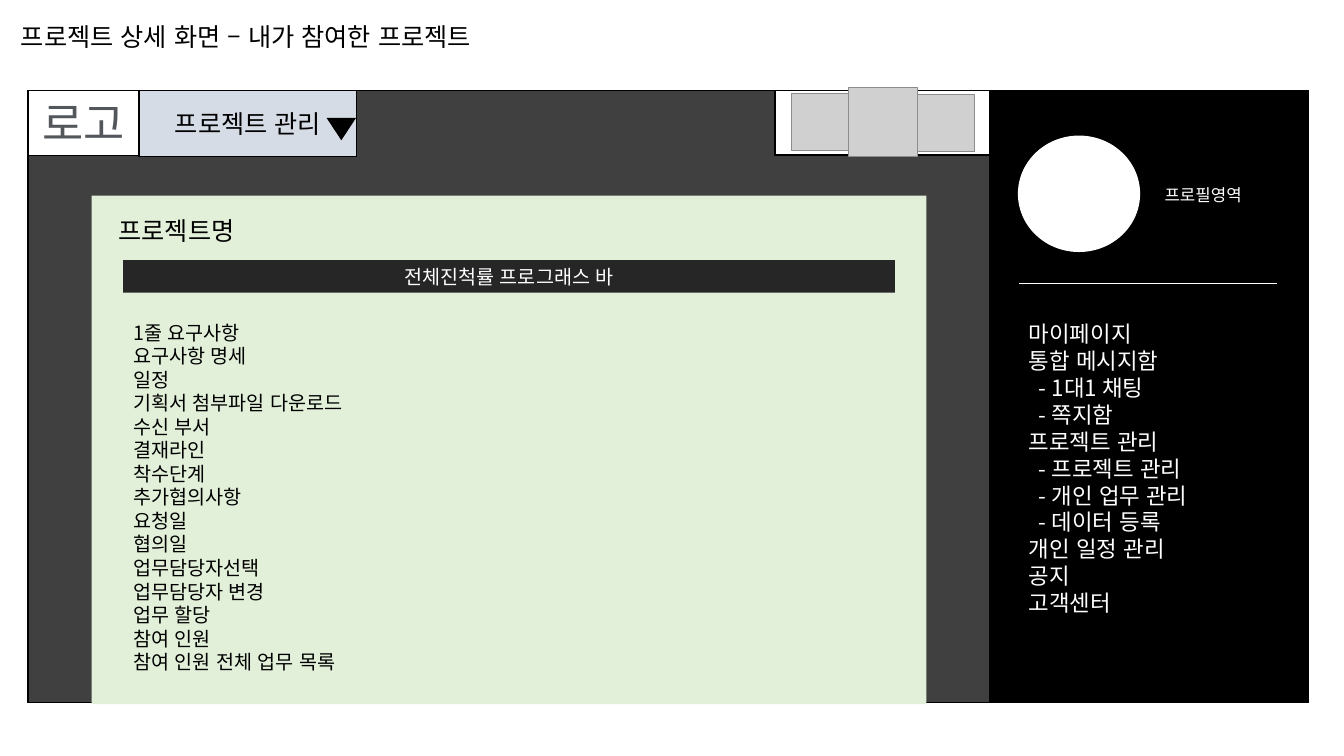
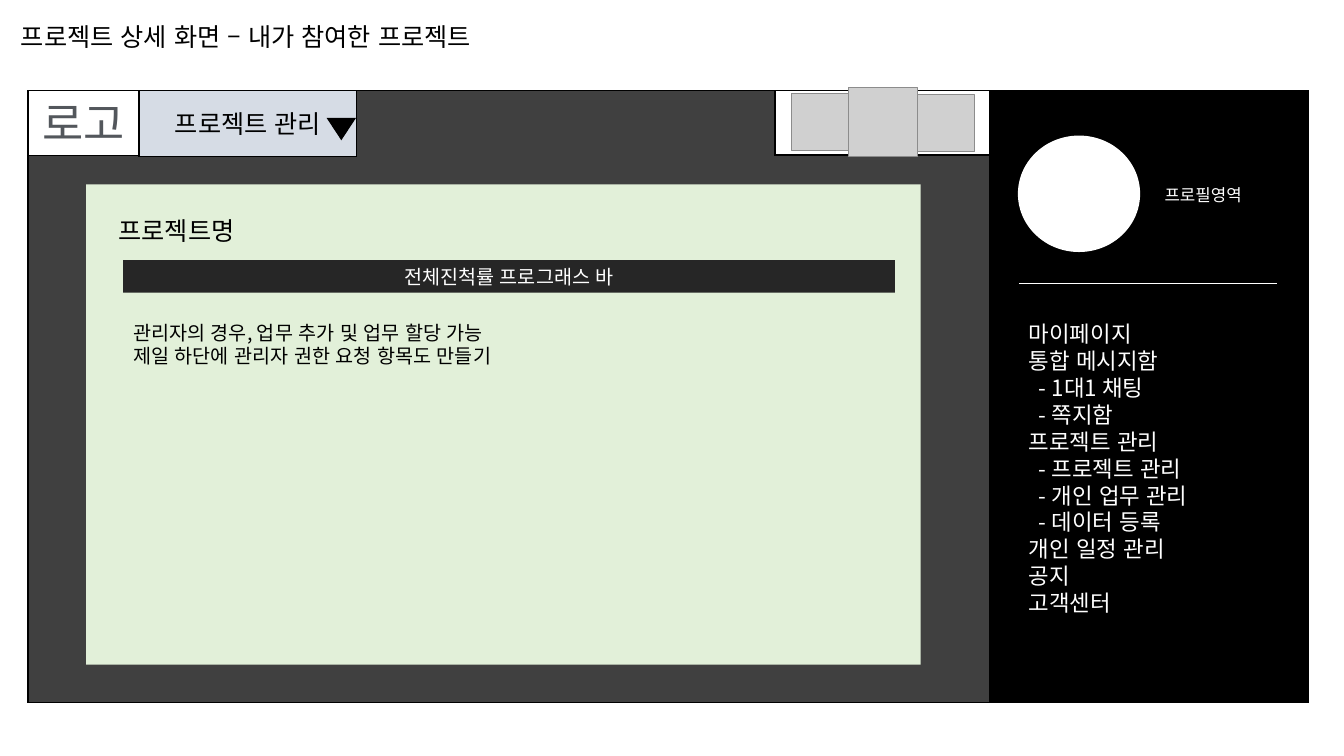
Before and after one commit to sgyoung96/Project_Management, a slide deck: slide 14 of docs/화면 설계.pptx (slide 13 before the commit). Drawn at 1344x756 pixels with LibreOffice and Linux fonts; fonts in the diff are those of the drawing; grey boxes stand for pictures. Boxes give left, top, right and bottom in pixels: in the first picture for what was removed or moved away, otherwise in the second. Text is boxed around its words. In the diff, an @@ line names an element or a change of style, - is before the commit and + after.

```diff
--- a/docs/화면 설계.pptx
+++ b/docs/화면 설계.pptx
@@ rectangle: place and size @@
-rectangle at box(92, 196, 927, 704)
+rectangle at box(86, 185, 921, 664)
@@ text at box(133, 323, 491, 365): text changed @@
-1줄 요구사항
-요구사항 명세
-일정
-기획서 첨부파일 다운로드
-수신 부서
-결재라인
-착수단계
-추가협의사항
-요청일
-협의일
-업무담당자선택
-업무담당자 변경
-업무 할당
-참여 인원
-참여 인원 전체 업무 목록
+관리자의 경우, 업무 추가 및 업무 할당 가능
+제일 하단에 관리자 권한 요청 항목도 만들기
```
Also in this commit, not shown: 10 other slides changed, 1 other file.
